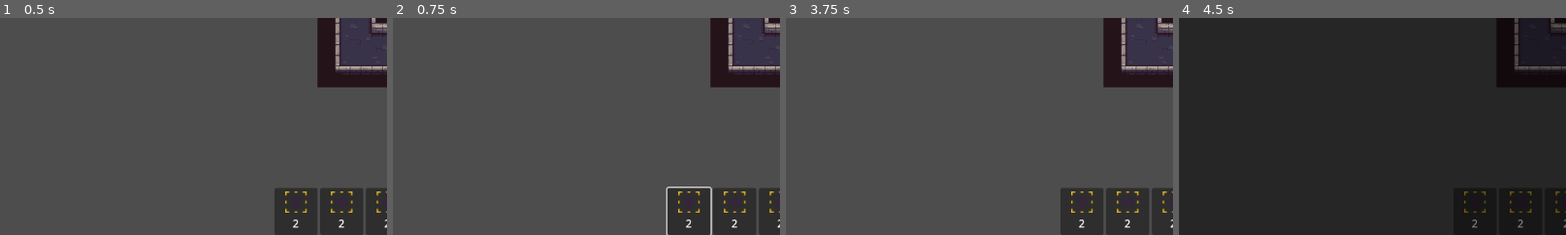
Above: before the commit, frames 1-4 (left to right).
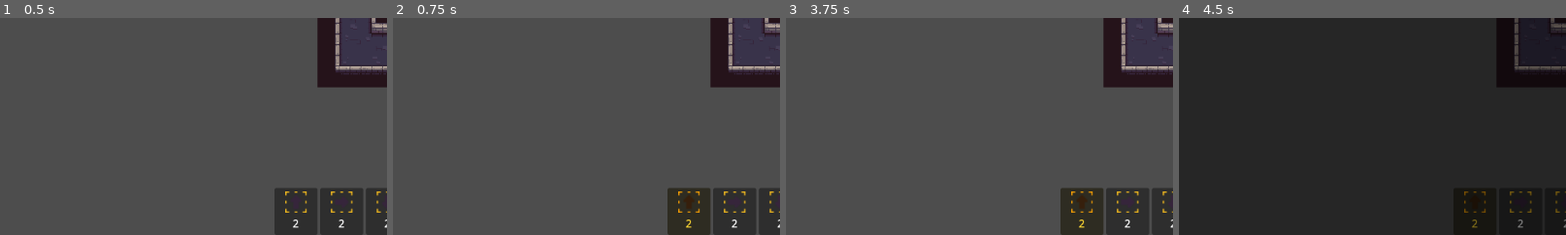
Above: after the commit, the same moments.

Repository: nico-hahn/freezelings
Game: Godot game, scene res://scenes/game/game.tscn
Two runs of this game, one before a commit and one after it. Both use one fixed random seed, a clock stepped at 60 frames per second and the inputs below.
Inputs (mouse positions are % of the whole screen's width and height, from its top left):
- Up to frame 1 (0.5 s): no input
- Up to frame 2 (0.75 s): click (38, 95) at 0.52 s
- Up to frame 3 (3.75 s): click (38, 95) at 1.27 s; click (38, 95) at 2.02 s; click "⏸ Pause" at 2.75 s; click "▶" at 3.5 s
- Up to frame 4 (4.5 s): click "⏸" at 4.25 s
The pictures show only the part of the screen within x 0-50%, y 50-100%; the shares and areas given below are measured in that part.

Frame 1 is identical in both runs. In frame 2, 0.5% of the frame differs, in the area x 70-83%, y 77-100%; in frame 3, 0.2%; in frame 4, less than 0.1%.

Commit message:
implement camera wip

Diff:
--- a/scenes/game/game.tscn
+++ b/scenes/game/game.tscn
@@ -12,8 +12,6 @@
 script = ExtResource("1_game")
 object_definitions = [ExtResource("3_def_n"), ExtResource("4_def_e"), ExtResource("5_def_s"), ExtResource("6_def_w"), ExtResource("7_def_b")]
 
-[node name="Camera2D" type="Camera2D" parent="."]
-enabled = true
 
 [node name="LevelRoot" type="Node2D" parent="."]
 
--- a/scenes/levels/level_base.tscn
+++ b/scenes/levels/level_base.tscn
@@ -1,8 +1,9 @@
-[gd_scene load_steps=4 format=4]
+[gd_scene load_steps=5 format=4]
 
 [ext_resource type="Script" uid="uid://b0gpav47qbmq8" path="res://scripts/level/level_controller.gd" id="1_lc"]
 [ext_resource type="TileSet" uid="uid://brea3fpq2hhp1" path="res://resources/tilesets/dungeon_tiles.tres" id="2_ts"]
 [ext_resource type="PackedScene" uid="uid://0sdir8cneuxs" path="res://scenes/entities/lemming_spawner.tscn" id="3_spawner"]
+[ext_resource type="Script" path="res://scripts/level/level_camera.gd" id="4_cam"]
 
 [node name="LevelBase" type="Node2D"]
 script = ExtResource("1_lc")
@@ -11,6 +12,10 @@
 spawn_interval = 3
 start_direction = 1
 starting_inventory = {}
+
+[node name="Camera2D" type="Camera2D" parent="."]
+script = ExtResource("4_cam")
+enabled = true
 
 [node name="Ground" type="TileMapLayer" parent="."]
 tile_set = ExtResource("2_ts")
--- a/scenes/ui/inventory_slot.tscn
+++ b/scenes/ui/inventory_slot.tscn
@@ -31,4 +31,5 @@
 anchor_bottom = 1.0
 grow_horizontal = 2
 grow_vertical = 2
+focus_mode = 0
 flat = true
--- a/scripts/game/game.gd
+++ b/scripts/game/game.gd
@@ -6,7 +6,9 @@
 
 @onready var _level_root: Node2D = $LevelRoot
 @onready var _hud: HUD = $HUD
-@onready var _camera: Camera2D = $Camera2D
+# Kamera sitzt jetzt im Level (level_base.tscn), nicht mehr in game.tscn.
+# Wird nach Level-Laden aus dem LevelController geholt.
+var _camera: LevelCamera = null
 
 ## Alle verfügbaren ObjectDefinitions (im Editor per Array befüllen oder per load)
 @export var object_definitions: Array[ObjectDefinition] = []
@@ -52,6 +54,9 @@
 		push_error("Game: Kein LevelController im geladenen Level gefunden!")
 		return
 
+	# Kamera aus dem Level holen
+	_camera = _level_controller.get_node("Camera2D") as LevelCamera
+
 	# Inventar aus Level laden
 	_inventory = _level_controller.starting_inventory.duplicate()
 
@@ -63,14 +68,15 @@
 
 
 func _unhandled_input(event: InputEvent) -> void:
-	# Linksklick: Objekt platzieren
 	if event is InputEventMouseButton:
 		var mouse_event := event as InputEventMouseButton
 		if mouse_event.button_index == MOUSE_BUTTON_LEFT and mouse_event.pressed:
-			_try_place_object(mouse_event.global_position)
+			if not _selected_object_type.is_empty():
+				_try_place_object(mouse_event.position)
+				get_viewport().set_input_as_handled()  # Kamera bekommt diesen Klick nicht
 		# Rechtsklick: Objekt entfernen
 		elif mouse_event.button_index == MOUSE_BUTTON_RIGHT and mouse_event.pressed:
-			_try_remove_object(mouse_event.global_position)
+			_try_remove_object(mouse_event.position)
 
 
 func _try_place_object(screen_pos: Vector2) -> void:
@@ -80,7 +86,7 @@
 		return
 
 	# Screenposition → Weltposition
-	var world_pos: Vector2 = _camera.get_canvas_transform().affine_inverse() * screen_pos
+	var world_pos: Vector2 = get_viewport().get_canvas_transform().affine_inverse() * screen_pos
 	var grid_pos: Vector2i = _level_controller.world_to_grid(world_pos)
 
 	# Passende ObjectDefinition finden
@@ -93,12 +99,14 @@
 	if _level_controller.place_object(grid_pos, definition.scene):
 		_inventory[_selected_object_type] -= 1
 		_hud.update_inventory_count(_selected_object_type, _inventory[_selected_object_type])
+		# Auswahl aufheben → Panning wieder möglich
+		_hud.deselect_inventory()
 
 
 func _try_remove_object(screen_pos: Vector2) -> void:
 	if _level_controller == null:
 		return
-	var world_pos: Vector2 = _camera.get_canvas_transform().affine_inverse() * screen_pos
+	var world_pos: Vector2 = get_viewport().get_canvas_transform().affine_inverse() * screen_pos
 	var grid_pos: Vector2i = _level_controller.world_to_grid(world_pos)
 
 	if _level_controller.has_placed_object(grid_pos):
@@ -113,6 +121,9 @@
 
 func _on_object_selected(object_type: String) -> void:
 	_selected_object_type = object_type
+	# Kamera informieren damit sie Panning bei aktiver Auswahl deaktiviert
+	if _camera != null:
+		_camera.is_placing_object = not object_type.is_empty()
 
 
 func _on_level_completed(success: bool) -> void:
@@ -125,7 +136,7 @@
 
 
 func _center_camera_on_level() -> void:
-	if _level_controller == null:
+	if _level_controller == null or _camera == null:
 		return
 	# Mittelpunkt des Levels berechnen (aus TileMapLayer)
 	var walls_layer: TileMapLayer = _level_controller.get_node("Walls") as TileMapLayer
@@ -133,7 +144,8 @@
 		return
 	var used_rect: Rect2i = walls_layer.get_used_rect()
 	var center_grid: Vector2i = used_rect.position + used_rect.size / 2
-	_camera.global_position = _level_controller.grid_to_world(center_grid)
+	# position (lokal) statt global_position – Kamera ist Kind des Level-Nodes
+	_camera.position = _level_controller.grid_to_world(center_grid)
 
 
 func _get_definition(object_type: String) -> ObjectDefinition:
--- /dev/null
+++ b/scripts/level/level_camera.gd
@@ -0,0 +1,54 @@
+## LevelCamera
+# Steuert Panning (Linksklick-Drag) und Zoom (Mausrad) der Spielkamera.
+# Sitzt als Kind-Node in jeder Level-Szene (über level_base.tscn geerbt).
+# Panning ist nur aktiv wenn kein Objekt im Inventar ausgewählt ist.
+
+class_name LevelCamera
+extends Camera2D
+
+## Zoom-Schritt pro Mausrad-Klick (als Faktor, z.B. 0.1 = 10%).
+@export var zoom_step: float = 0.1
+
+## Minimaler Zoom-Wert (weiter raus zoomen nicht möglich).
+@export var min_zoom: Vector2 = Vector2(0.25, 0.25)
+
+## Maximaler Zoom-Wert (weiter rein zoomen nicht möglich).
+@export var max_zoom: Vector2 = Vector2(4.0, 4.0)
+
+## Wird von game.gd gesetzt: true wenn Spieler gerade ein Objekt zum Platzieren ausgewählt hat.
+## Wenn true, ist Panning per Linksklick deaktiviert.
+var is_placing_object: bool = false
+
+var _is_panning: bool = false
+
+
+func _unhandled_input(event: InputEvent) -> void:
+	if event is InputEventMouseButton:
+		var mb := event as InputEventMouseButton
+
+		if mb.button_index == MOUSE_BUTTON_LEFT:
+			# Panning starten wenn kein Objekt ausgewählt, sonst stoppen
+			if mb.pressed and not is_placing_object:
+				_is_panning = true
+			else:
+				_is_panning = false
+
+		elif mb.button_index == MOUSE_BUTTON_WHEEL_UP and mb.pressed:
+			_zoom_towards_mouse(1.0 + zoom_step, mb.position)
+
+		elif mb.button_index == MOUSE_BUTTON_WHEEL_DOWN and mb.pressed:
+			_zoom_towards_mouse(1.0 - zoom_step, mb.position)
+
+	elif event is InputEventMouseMotion and _is_panning:
+		# relative ist in Screen-Pixeln → durch Zoom dividieren für Welteinheiten
+		position -= (event as InputEventMouseMotion).relative / zoom.x
+
+
+func _zoom_towards_mouse(zoom_factor: float, _mouse_screen_pos: Vector2) -> void:
+	var old_zoom: float = zoom.x
+	var new_zoom_val: float = clampf(old_zoom * zoom_factor, min_zoom.x, max_zoom.x)
+	var new_zoom: Vector2 = Vector2(new_zoom_val, new_zoom_val)
+	# Kameraposition so anpassen dass der Punkt unter der Maus gleich bleibt
+	var zoom_center: Vector2 = get_global_mouse_position()
+	position = zoom_center + (position - zoom_center) * (old_zoom / new_zoom_val)
+	zoom = new_zoom
--- a/scripts/ui/hud.gd
+++ b/scripts/ui/hud.gd
@@ -102,7 +102,21 @@
 
 func _on_slot_pressed(object_type: String) -> void:
 	selected_object_type = object_type
+	# Alle Slots deselektieren, dann den gedrückten hervorheben
+	for child in _inventory_panel.get_children():
+		if child.has_method("set_selected"):
+			child.set_selected(child.get_object_type() == object_type)
 	object_selected.emit(object_type)
+
+
+## Hebt die aktuelle Inventar-Auswahl auf.
+## Wird von game.gd nach erfolgreicher Objekt-Platzierung aufgerufen.
+func deselect_inventory() -> void:
+	selected_object_type = ""
+	for child in _inventory_panel.get_children():
+		if child.has_method("set_selected"):
+			child.set_selected(false)
+	object_selected.emit("")
 
 
 ## Tastatur-Shortcut: P zum Pausieren
--- a/scripts/ui/inventory_slot.gd
+++ b/scripts/ui/inventory_slot.gd
@@ -15,6 +15,7 @@
 
 var _object_type: String = ""
 var _count: int = 0
+var _is_selected: bool = false
 
 
 ## Initialisiert den Slot.
@@ -49,10 +50,21 @@
 	return _count
 
 
+## Setzt den visuellen Ausgewählt-Zustand des Slots.
+func set_selected(selected: bool) -> void:
+	_is_selected = selected
+	_update_availability()
+
+
 func _on_button_pressed() -> void:
 	if _count > 0:
 		slot_pressed.emit()
 
 
 func _update_availability() -> void:
-	modulate = Color.WHITE if _count > 0 else Color(0.5, 0.5, 0.5, 1.0)
+	if _count <= 0:
+		modulate = Color(0.5, 0.5, 0.5, 1.0)
+	elif _is_selected:
+		modulate = Color(1.0, 0.85, 0.2, 1.0)  # Gold-Highlight
+	else:
+		modulate = Color.WHITE
Not shown, added: scripts/level/level_camera.gd.uid
Not shown, changed: docs/AI_AGENT_BRIEFING.md
Not shown, added: docs/stories/story_002_screen_to_world_coordinates.md
Not shown, added: docs/stories/story_003_camera_pan_zoom.md
